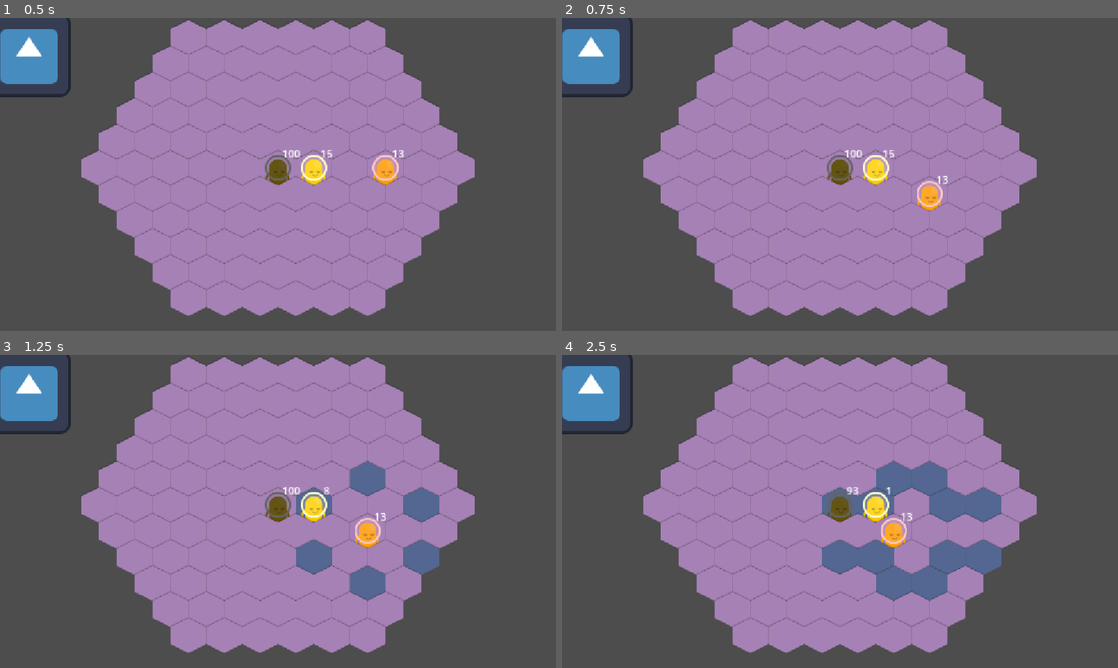
Above: before the commit, frames 1-4 (two rows, left to right).
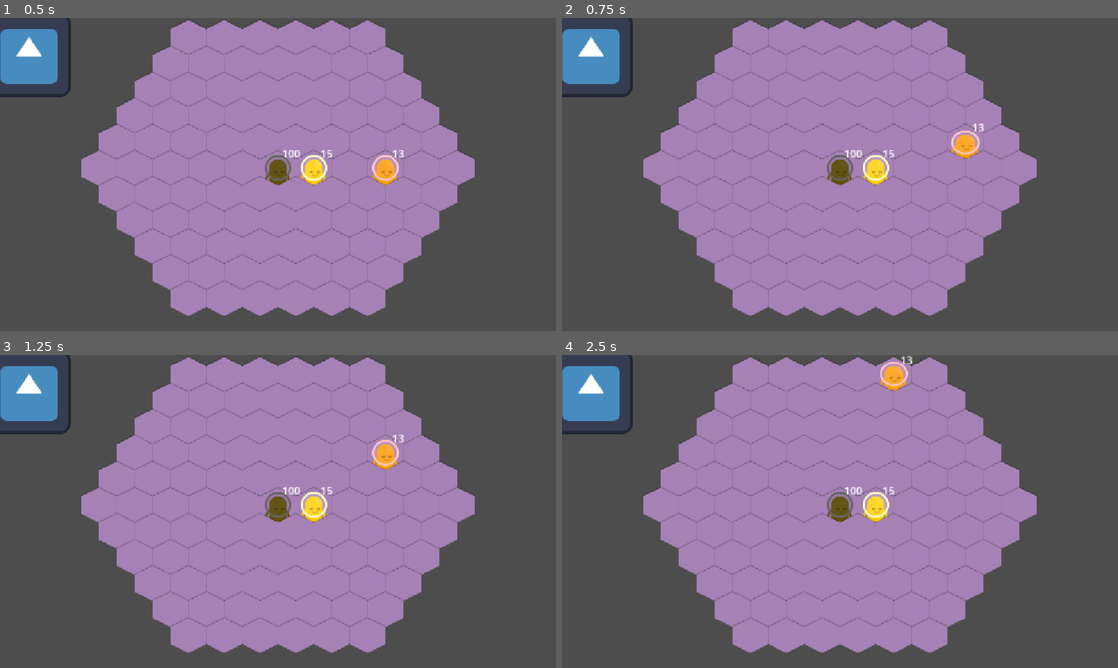
Above: after the commit, the same moments.

Repository: Couselin/sirenas2D
Game: Godot game, scene res://02_scenes/03_levels/test_scene.tscn
The game is run twice, just before and just after one commit, with the same random seed, the same clock (stepped at 60 frames per second) and the same inputs. The project has no main scene, so this scene is started directly. The engine's default icon, where the game draws it, is replaced by a stand-in: a white triangle on a blue panel in a dark square.
Inputs:
- Up to frame 1 (0.5 s): no input
- Up to frame 2 (0.75 s): tap Enter at 0.5 s; hold E (test_e) from 0.53 s (still down)
- Up to frame 3 (1.25 s): keep holding E (test_e); tap Q (test_q) at 0.8 s
- Up to frame 4 (2.5 s): release E (test_e) at 1.28 s; tap Q (test_q) at 1.35, 2.3 s; tap E (test_e) at 1.55 s; tap Space at 2 s; hold A (test_a) from 2.03 s (still down)

Frame 1 is identical in both runs. In frame 2, 0.7% of the frame differs, in the area x 63-76%, y 33-62%; in frame 3, 3.7%; in frame 4, 6.7%, in the area x 46-79%, y 0-79%.

Commit message:
Movement test

Diff:
--- /dev/null
+++ b/02_scenes/00_globals/global_anims.gd
@@ -0,0 +1,14 @@
+extends Node
+
+
+func jump(sprite):
+	var tween = create_tween()
+	tween.tween_property(sprite, "scale", Vector2(0.9,1.1), 0.1)
+	tween.parallel().tween_property(sprite, "position", Vector2(0,-10), 0.1)
+	tween.tween_property(sprite, "scale", Vector2(1.1,0.9), 0.1)
+	tween.parallel().tween_property(sprite, "position", Vector2(0,0), 0.1)
+	tween.tween_property(sprite, "scale", Vector2(1,1), 0.1)
+	'piece.scale = Vector2(0.98,1.08)
+	await get_tree().create_timer(0.5).timeout
+	piece.scale = Vector2(1,1)'
+	pass
--- a/02_scenes/01_characters_props/piece.gd
+++ b/02_scenes/01_characters_props/piece.gd
@@ -31,6 +31,7 @@
 	tile.isOccupied = true
 	reparent(tile)
 	position = tileOffset
+	GlobalAnims.jump($Sprite2D)
 
 func set_direction(new_direction:Vector3):
 	direction = new_direction
--- a/02_scenes/03_levels/test_scene.gd
+++ b/02_scenes/03_levels/test_scene.gd
@@ -18,11 +18,11 @@
 					break
 
 func _input(event: InputEvent) -> void:
-	if event.is_action_pressed("test_q"):
+	'if event.is_action_pressed("test_q"):
 		controlledPiece.attack()
 	if event.is_action_pressed("test_e"):
-		controlledPiece.move()
-	'if event.is_action_pressed("test_e"):
+		controlledPiece.move()'
+	if event.is_action_pressed("test_e"):
 		move(GlobalBoard.dirNorthEast)
 	if event.is_action_pressed("test_z"):
 		move(GlobalBoard.dirSouthWest)
@@ -33,7 +33,7 @@
 	if event.is_action_pressed("test_c"):
 		move(GlobalBoard.dirSouthEast)
 	if event.is_action_pressed("test_q"):
-		move(GlobalBoard.dirNorthWest)'
+		move(GlobalBoard.dirNorthWest)
 
 func _ready() -> void:
 	board.get_tile(0,0,0).add_piece("tower")
--- a/project.godot
+++ b/project.godot
@@ -18,6 +18,7 @@
 
 GlobalBoard="*uid://xjdxc7kwmeub"
 Global="*uid://tnj7jgrr5w0i"
+GlobalAnims="*uid://52027dpxfsol"
 
 [display]
 
Not shown, added: 02_scenes/00_globals/global_anims.gd.uid
